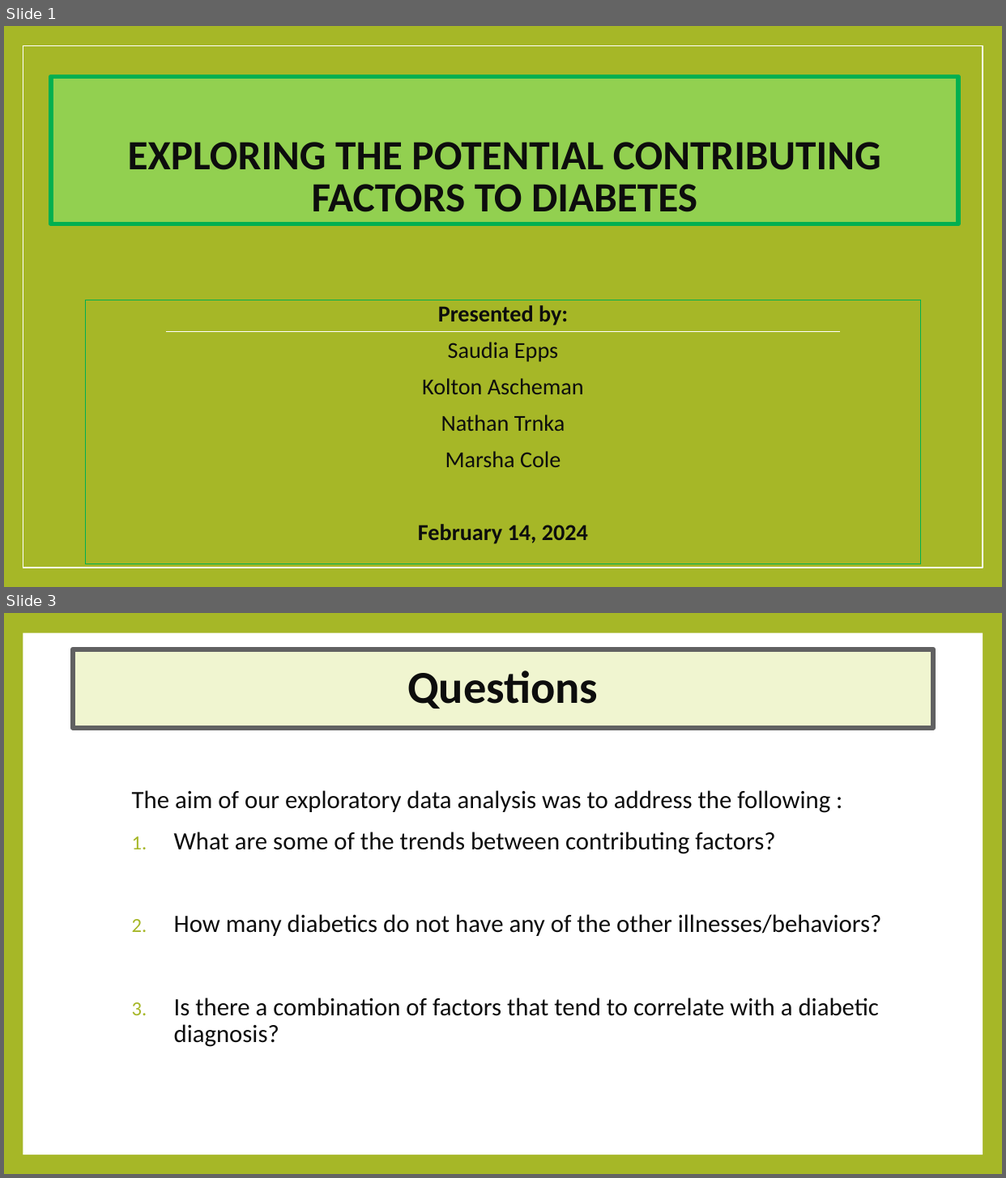
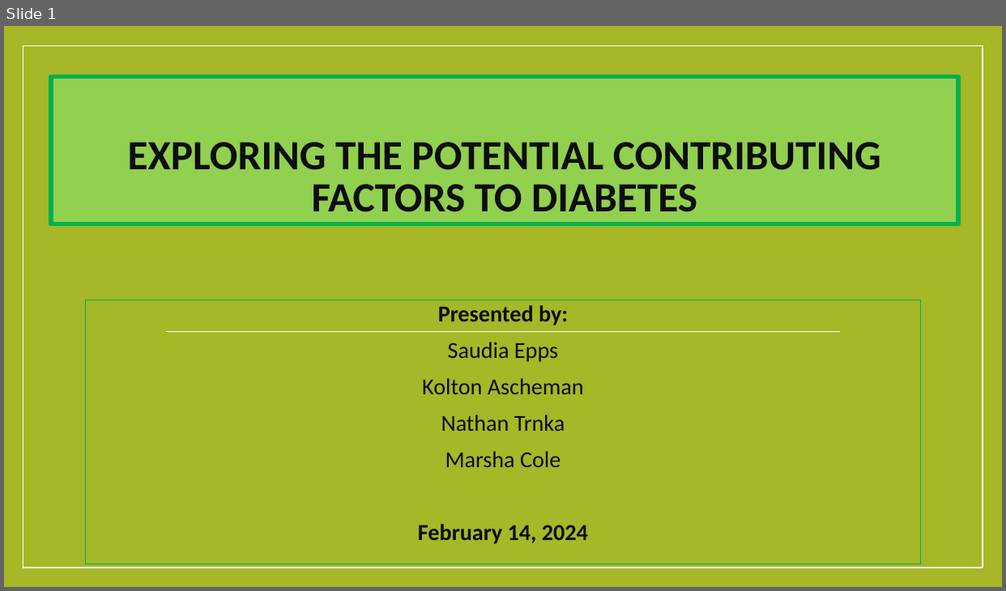
Before and after one commit to K01t0N/project-1, a slide deck: Exploring Potential Contributing Factors to Diabetes.pptx. Shown one above the other, each under a label of ours: slides 1 and 3 before the commit, slide 1 after it; the slides between them are not shown. The pictures are 1006x1178 and 1006x591 pixels, drawn with LibreOffice and Linux fonts; fonts in the diff are those of the drawing; background and template pictures are left out. Boxes give left, top, right and bottom in pixels: in the first picture for what was removed or moved away, otherwise in the second. Text is boxed around its words. In the diff, an @@ line names an element or a change of style, - is before the commit and + after.

```diff
--- a/Exploring Potential Contributing Factors to Diabetes.pptx
+++ b/Exploring Potential Contributing Factors to Diabetes.pptx
@@ slide 3 removed at [4,613,1002,1174], background #A6B727 @@
@@ rectangle removed at [23,633,982,1155] @@
@@ title removed at [73,649,934,727] @@
-Questions
@@ text removed at [132,790,882,1047] @@
-The aim of our exploratory data analysis was to address the following :
-1. What are some of the trends between contributing factors?
-2. How many diabetics do not have any of the other illnesses/behaviors?
-3. Is there a combination of factors that tend to correlate with a diabetic diagnosis?
```
Also in this commit, not shown: 12 slides changed, 1 other slide removed.
